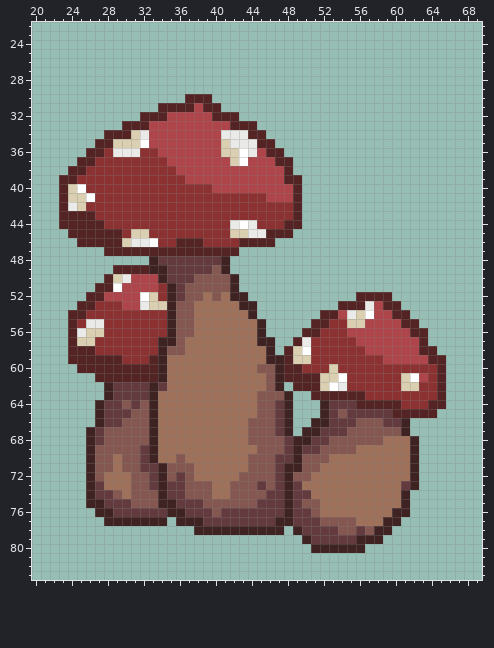
Two states of a sprite sheet, new-game-project/Art/Spritet/Käyttöliittymä/Levelselection/Levelselect_sienet_täplällä.png. Above, as it was before the edit.
The file is 640x480 pixels. Shown: x 20..69, y 22..83.
Now the later version:
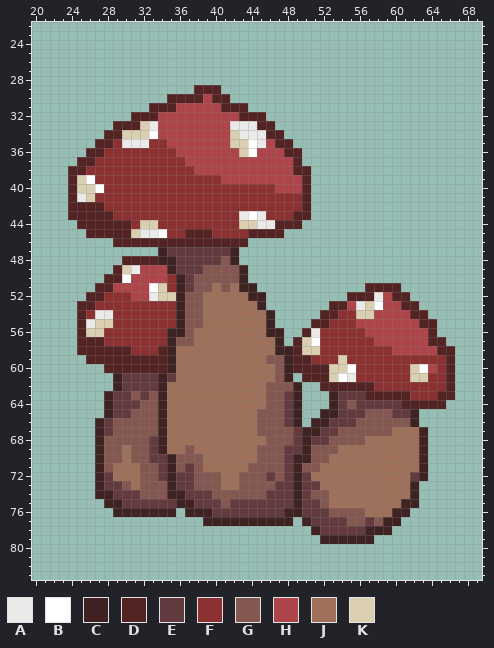
Palette (. is transparent): A #eaeae8  B #ffffff  C #3f2323  D #542323  E #633b3f  F #8c3132  G #845750  H #ae454a  J #9f705a  K #dbcfb1
Change:
Changed rows in their new state; - is an unchanged pixel.
first column x 23:
29 ---------------DDD--------------------------
30 ------------DD--HDD-------------------------
31 ----------D--HH-HHDDD-----------------------
32 --------D--H-----HHHDDD---------------------
33 ------D--KA--------AAADD--------------------
34 -------K-KB-------HK-AADD-------------------
35 ------FAAAFF------HKKBAHDD------------------
36 ------FFF--FF-----HHKB-HHDD-----------------
37 ------------FF-----HH---HHD-----------------
38 -------------FF----------HDD----------------
39 .-KB----------FFFF-------HHD----------------
40 .DKKB------------FFFFFFF--HD----------------
41 .DAK-------------------FFFFD----------------
42 .DDDD---------------------FD----------------
43 .---DD--------------ABA----D----------------
44 ..---DDD-KK--------FKKAAD-------------------
45 -..----D-AAB--DDD--FFDD--.------------------
46 --....-DDDDDD---DDDD-...--------------------
47 -----......CEEEEEEEC------------------------
48 -------DDDDCC-----GC------------------------
49 -------KAHHHC---G-GGC-----------------------
50 ------DB---HFC-----GC-----------------------
51 ------H---BKFCE--J-JCC------------DDDD------
52 -----FFF-HAKKC---J-JJCC---------D--AHDD-----
53 -------FFFFFFC-G----JJC-------D-HAKBHHDD----
54 -.--AA------FC-G-----JJC-------FF-K--HHDD---
55 -.D-KK------FC-G------JC--------FH----HHDD--
56 -.D----------C--------JCC---A---FF-----HHD--
57 -.DDD------F--G-------JJC--KB----FF-----HDD-
58 -.--DDDD---DCJ---------JCCDKK-----FFF---HHDD
59 -..----DDD-DC----------GGCDD---K----FFFFFFFD
60 --...------DC---------JJGC-DDD-KB------KBHFD
61 ----..CEEEE-E----------JGC.--D--A-----FKK-FD
62 -----.C---EC------------GGC..DDDDDD---FF--FD
63 --------G-GC----------J--EC-..CEEEDDDDD----D
64 ----.C-E--GC----------J-GEC--.C-GEEEEEDDD---
65 ----.C----GC------------GEC---CE--GGGEEC..--
66 ------G---GC---------J--GEC---------GGGC----
67 ---.CE----GC---------J--GGE----G-----JJJC---
68 ---.C-----EC---------JJ--GE-------JJ---JC---
69 ---.C--J-GEC--G-----------ECG--JJ------JC---
70 ---.C-GJ-GEEC-GG-----J--G--C-----------JC---
71 ---.C--JJGGEC-EG--------GE-------------JC---
72 ---.CE--J-GEC-EGGG-----EGECE-----------EC---
73 ---.CEEGJ-GGC-E--G-J--G--ECEE---------J-----
74 ---.CCEEE--GCCEEEGG------EC-GG--------JC----
75 ---..CC-EEEEECC-EE-EEE---ECEEG---------C----
76 ----..CCCCCC-.CCCE--------C-EEGGGG----------
77 -----.......-...CCCCCCCC--.C-EEE-GEG--------
78 ---------------..........-..C--EE-C---------
79 ---------------------------..CCCC--.--------
80 ----------------------------......----------
